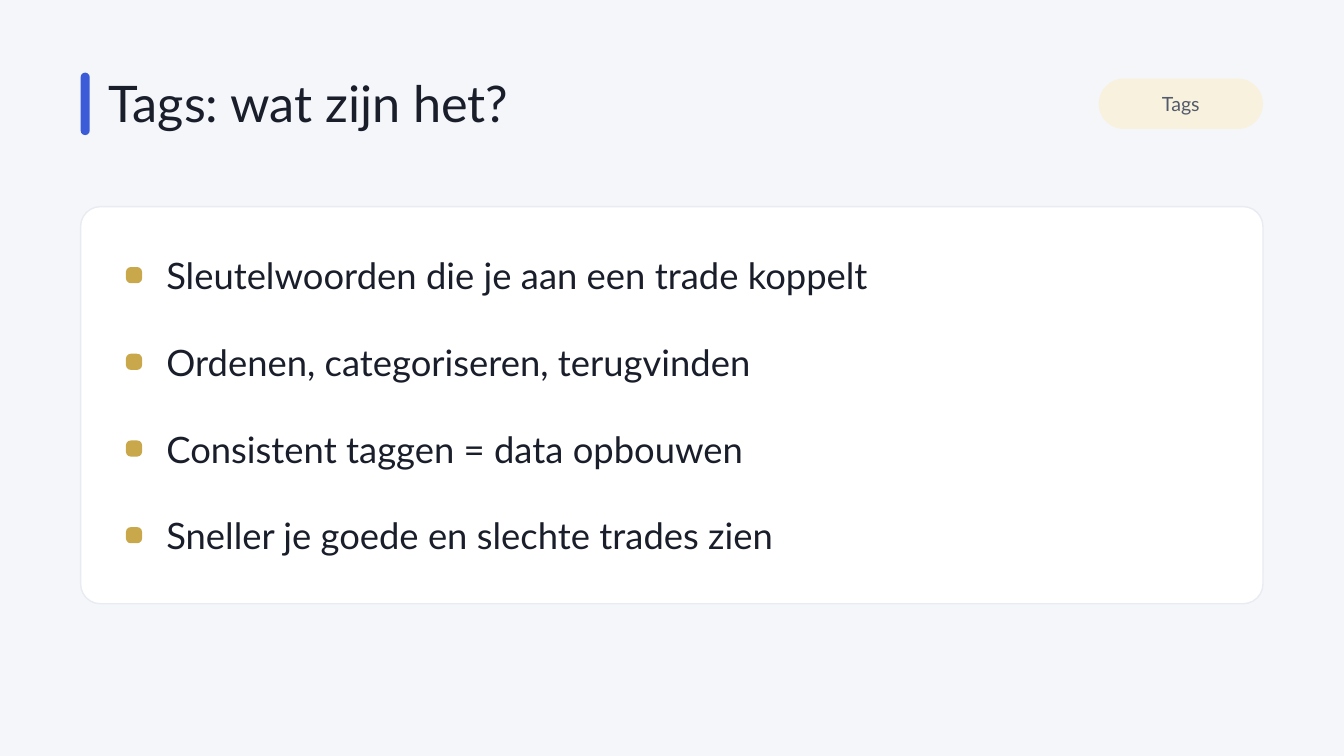
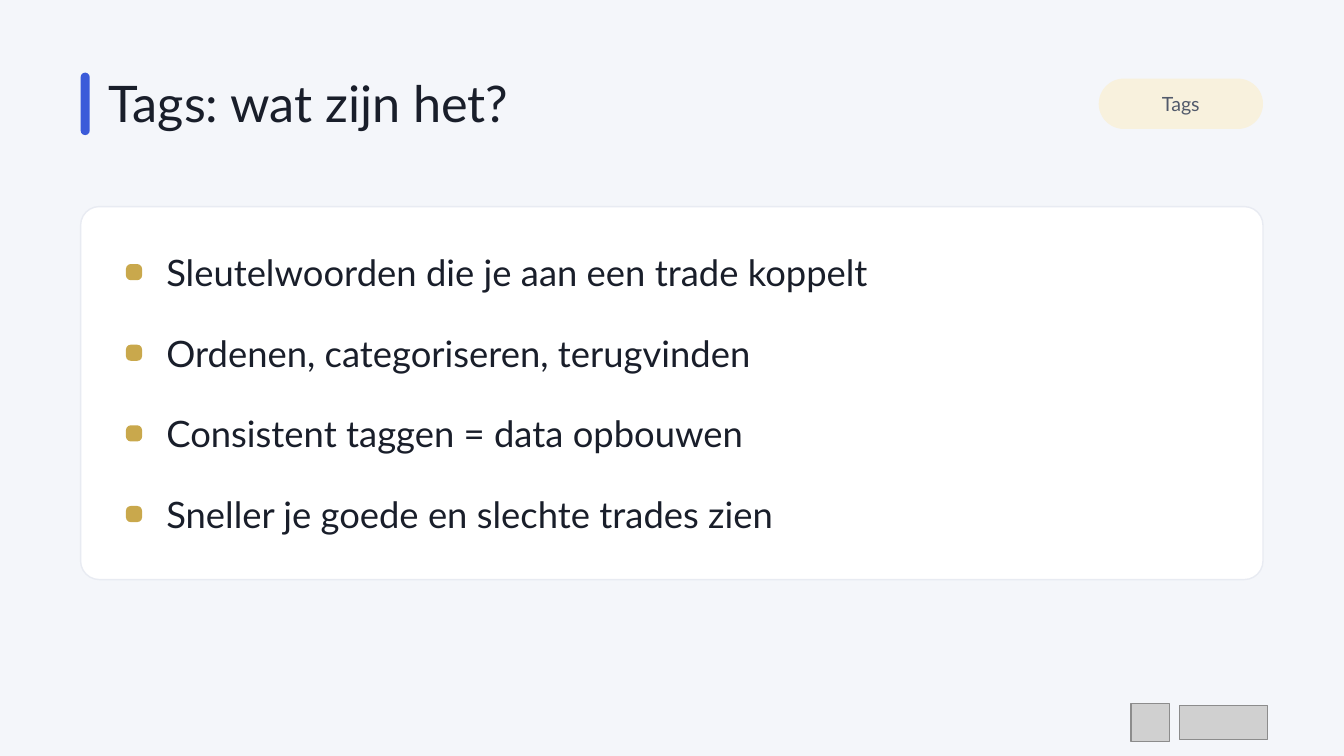
Before and after one commit to ZaratrasJournal/SyncJournal, a slide deck: slide 7 of presentatie/syncjournal-live-event.pptx. Drawn at 1344x756 pixels with LibreOffice and Linux fonts; fonts in the diff are those of the drawing; grey boxes stand for pictures. Boxes give left, top, right and bottom in pixels: in the first picture for what was removed or moved away, otherwise in the second. Text is boxed around its words. In the diff, an @@ line names an element or a change of style, - is before the commit and + after.

```diff
--- a/presentatie/syncjournal-live-event.pptx
+++ b/presentatie/syncjournal-live-event.pptx
@@ rounded rectangle: place and size @@
-rounded rectangle at (81,207,1263,604)
+rounded rectangle at (81,207,1263,580)
@@ text "Ordenen, categoriseren, terugvinden": place and size @@
-text "Ordenen, categoriseren, terugvinden" at (166,349,750,383)
+text "Ordenen, categoriseren, terugvinden" at (166,340,750,374)
@@ rounded rectangle: place and size @@
-rounded rectangle at (126,354,142,370)
+rounded rectangle at (126,345,142,361)
@@ text "Consistent taggen = data opbouwen": place and size @@
-text "Consistent taggen = data opbouwen" at (166,436,743,470)
+text "Consistent taggen = data opbouwen" at (166,420,743,454)
@@ rounded rectangle: place and size @@
-rounded rectangle at (126,441,142,457)
+rounded rectangle at (126,425,142,442)
@@ text "Sneller je goede en slechte ...": place and size @@
-text "Sneller je goede en slechte ..." at (166,522,773,556)
+text "Sneller je goede en slechte ..." at (166,501,773,535)
@@ rounded rectangle: place and size @@
-rounded rectangle at (126,527,142,543)
+rounded rectangle at (126,506,142,522)
@@ picture added at (1131,704,1170,742) @@
@@ picture added at (1180,706,1267,740) @@
```
Also in this commit, not shown: 15 other slides changed, 3 other files.
